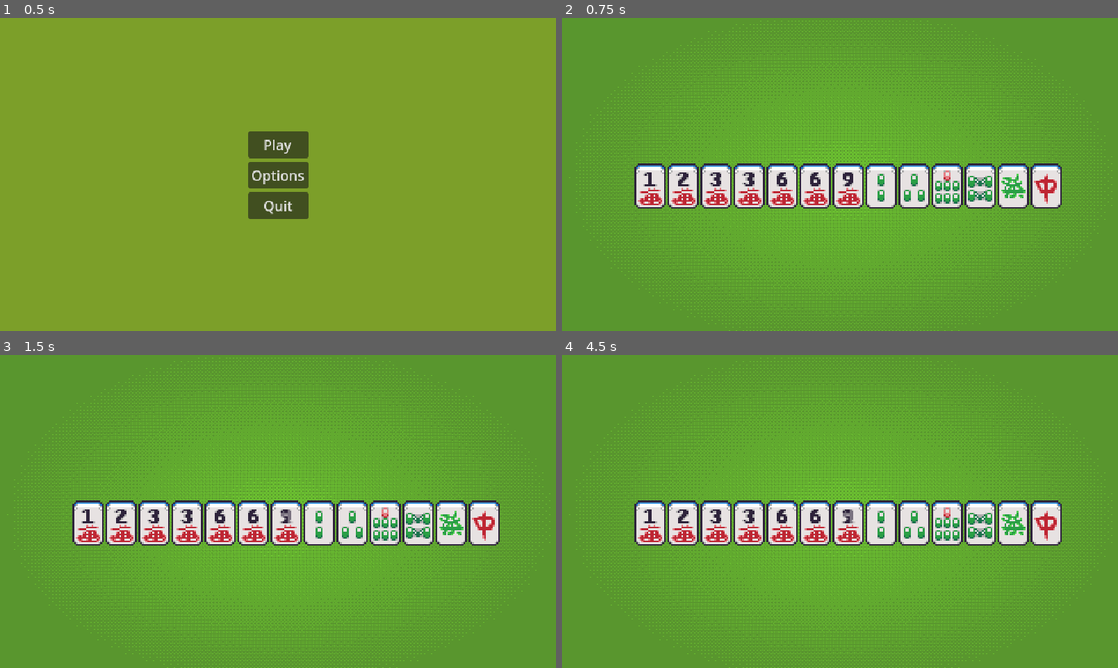
Above: before the commit, frames 1-4 (two rows, left to right).
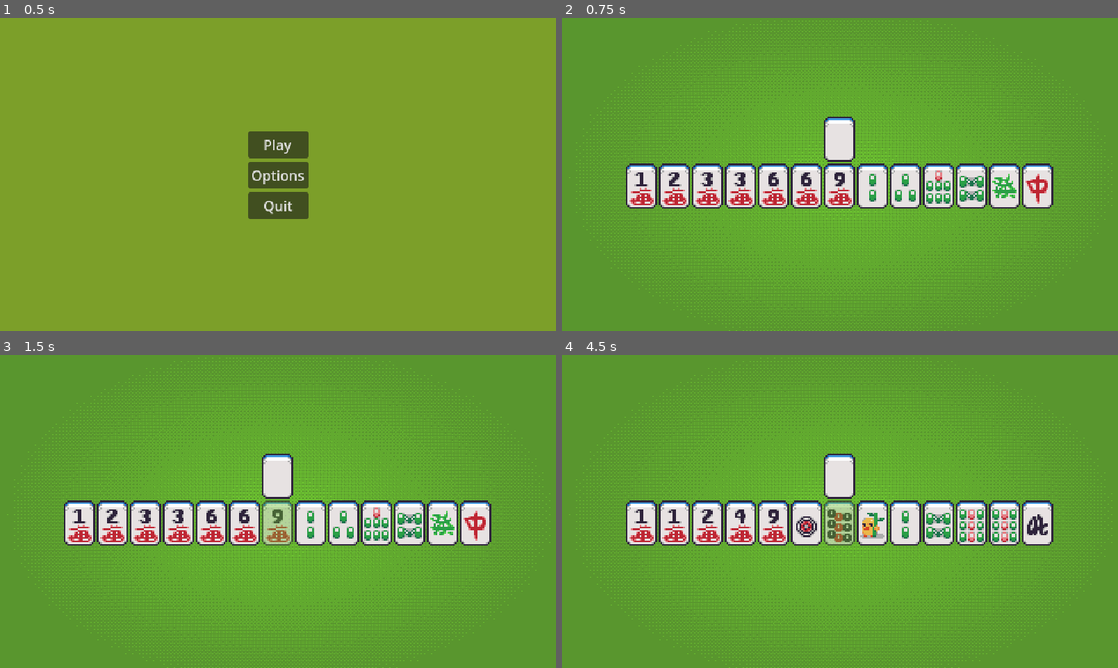
Above: after the commit, the same moments.

Repository: Bellothedog/yahjong
Game: Godot game, scene res://scenes/menu.tscn
The game is run twice, just before and just after one commit, with the same random seed, the same clock (stepped at 60 frames per second) and the same inputs.
Inputs (mouse positions are in pixels of both pictures, inside the frame that each line leads up to):
- Up to frame 1 (0.5 s): no input
- Up to frame 2 (0.75 s): click "Play" at 0.5 s
- Up to frame 3 (1.5 s): click (283, 524) at 1.27 s
- Up to frame 4 (4.5 s): click (845, 524) at 2.02 s; click (845, 524) at 2.77 s; tap Enter at 3.5 s; hold A (deal, bound only after the commit) 3.53-4.28 s; tap Space at 4.25 s; tap A (deal, bound only after the commit) at 4.35 s

Frame 1 is identical in both runs. In frame 2, 8.1% of the frame differs, in the area x 11-90%, y 31-61%; in frame 3, 8.4%; in frame 4, 8.8%.

Commit message:
Tile hold and re-deal
VERY bronk, much to do, but it's something

Diff:
--- a/global.gd
+++ b/global.gd
@@ -7,6 +7,7 @@
 # player is player 1 and the others are CPU.
 var player1 = {
 	'Hand' = [],
+	'Tile Stats' = [], # Track held and non-held tiles; 1=Hold, 0=Discard
 	'Score' = 0
 }
 
--- a/project.godot
+++ b/project.godot
@@ -26,6 +26,14 @@
 window/size/window_height_override=720
 window/stretch/mode="viewport"
 
+[input]
+
+deal={
+"deadzone": 0.5,
+"events": [Object(InputEventKey,"resource_local_to_scene":false,"resource_name":"","device":-1,"window_id":0,"alt_pressed":false,"shift_pressed":false,"ctrl_pressed":false,"meta_pressed":false,"pressed":false,"keycode":0,"physical_keycode":65,"key_label":0,"unicode":97,"location":0,"echo":false,"script":null)
+]
+}
+
 [rendering]
 
 textures/canvas_textures/default_texture_filter=0
--- a/scenes/hand.tscn
+++ b/scenes/hand.tscn
@@ -4,69 +4,68 @@
 
 [node name="hand" type="Node2D"]
 
-[node name="CenterContainer" type="CenterContainer" parent="."]
-offset_right = 640.0
-offset_bottom = 360.0
+[node name="draw" parent="." instance=ExtResource("1_sur6l")]
+offset_left = 301.0
+offset_top = 113.0
+offset_right = 319.0
+offset_bottom = 139.0
+handIndex = 13
 
-[node name="draw" type="GridContainer" parent="CenterContainer"]
-layout_mode = 2
+[node name="hand" type="GridContainer" parent="."]
+offset_left = 73.0
+offset_top = 167.0
+offset_right = 567.0
+offset_bottom = 193.0
 theme_override_constants/h_separation = 20
+columns = 13
 
-[node name="draw" parent="CenterContainer/draw" instance=ExtResource("1_sur6l")]
+[node name="tile1" parent="hand" instance=ExtResource("1_sur6l")]
 layout_mode = 2
 
-[node name="hand" type="GridContainer" parent="CenterContainer"]
+[node name="tile2" parent="hand" instance=ExtResource("1_sur6l")]
 layout_mode = 2
-theme_override_constants/h_separation = 20
-columns = 14
+handIndex = 1
 
-[node name="tile1" parent="CenterContainer/hand" instance=ExtResource("1_sur6l")]
+[node name="tile3" parent="hand" instance=ExtResource("1_sur6l")]
 layout_mode = 2
+handIndex = 2
 
-[node name="tile2" parent="CenterContainer/hand" instance=ExtResource("1_sur6l")]
+[node name="tile4" parent="hand" instance=ExtResource("1_sur6l")]
 layout_mode = 2
-index = 1
+handIndex = 3
 
-[node name="tile3" parent="CenterContainer/hand" instance=ExtResource("1_sur6l")]
+[node name="tile5" parent="hand" instance=ExtResource("1_sur6l")]
 layout_mode = 2
-index = 2
+handIndex = 4
 
-[node name="tile4" parent="CenterContainer/hand" instance=ExtResource("1_sur6l")]
+[node name="tile6" parent="hand" instance=ExtResource("1_sur6l")]
 layout_mode = 2
-index = 3
+handIndex = 5
 
-[node name="tile5" parent="CenterContainer/hand" instance=ExtResource("1_sur6l")]
+[node name="tile7" parent="hand" instance=ExtResource("1_sur6l")]
 layout_mode = 2
-index = 4
+handIndex = 6
 
-[node name="tile6" parent="CenterContainer/hand" instance=ExtResource("1_sur6l")]
+[node name="tile8" parent="hand" instance=ExtResource("1_sur6l")]
 layout_mode = 2
-index = 5
+handIndex = 7
 
-[node name="tile7" parent="CenterContainer/hand" instance=ExtResource("1_sur6l")]
+[node name="tile9" parent="hand" instance=ExtResource("1_sur6l")]
 layout_mode = 2
-index = 6
+handIndex = 8
 
-[node name="tile8" parent="CenterContainer/hand" instance=ExtResource("1_sur6l")]
+[node name="tile10" parent="hand" instance=ExtResource("1_sur6l")]
 layout_mode = 2
-index = 7
+handIndex = 9
 
-[node name="tile9" parent="CenterContainer/hand" instance=ExtResource("1_sur6l")]
+[node name="tile11" parent="hand" instance=ExtResource("1_sur6l")]
 layout_mode = 2
-index = 8
+handIndex = 10
 
-[node name="tile10" parent="CenterContainer/hand" instance=ExtResource("1_sur6l")]
+[node name="tile12" parent="hand" instance=ExtResource("1_sur6l")]
 layout_mode = 2
-index = 9
+handIndex = 11
 
-[node name="tile11" parent="CenterContainer/hand" instance=ExtResource("1_sur6l")]
+[node name="tile13" parent="hand" instance=ExtResource("1_sur6l")]
 layout_mode = 2
-index = 10
-
-[node name="tile12" parent="CenterContainer/hand" instance=ExtResource("1_sur6l")]
-layout_mode = 2
-index = 11
-
-[node name="tile13" parent="CenterContainer/hand" instance=ExtResource("1_sur6l")]
-layout_mode = 2
-index = 12
+handIndex = 12
--- a/src/hand.gd
+++ /dev/null
@@ -1,27 +0,0 @@
-extends Node2D
-
-const PATH_TO_TILE_SCENE = "res://scenes/tile.tscn"
-var tile = preload(PATH_TO_TILE_SCENE)
-
-# Called when the node enters the scene tree for the first time.
-func _ready() -> void:
-	var tableNode = get_node('../tileManager')
-	tableNode.updateHand.connect(updateHand)
-
-func loadTileRectangle() -> Rect2:
-	var suitOfTile = 0
-	var indexInSuit = 0
-	for suit in Global.suits:
-		indexInSuit = suit.find(Global.player1['Hand'][0])
-		if indexInSuit != -1:
-			suitOfTile = Global.suits.find(suit)
-	var rect:Rect2 = Global.suitToRectangle[suitOfTile]
-	var tilePos = 7*indexInSuit
-	rect = rect.merge(Rect2(0,tilePos,0,0))
-	return rect
-
-func updateHand():
-	var tileInstance = tile.instantiate()
-	loadTileRectangle()
-	tileInstance.region_rect = Rect2(0,0,0,0)
-	add_child(tileInstance)
--- a/src/tile.gd
+++ b/src/tile.gd
@@ -1,6 +1,6 @@
 extends Control
 
-@export var index : int
+@export var handIndex : int
 @onready var tile = get_node('Button/tile')
 var selfValue = '' # Value of own tile
 var selfSuit = -1 # Suit of own tile
@@ -9,11 +9,13 @@
 
 # Called when the node enters the scene tree for the first time.
 func _ready() -> void:
-	var tableNode = get_node('../../../../tileManager')
+	var tableNode = get_node('/root/table/tileManager')
 	tableNode.updateHand.connect(updateHand)
+	var buttonNode = get_node('Button')
+	buttonNode.changeTileStatus.connect(changeTileStatus)
 
 func updateHand():
-	selfValue = Global.player1['Hand'][index]
+	selfValue = Global.player1['Hand'][handIndex]
 	for suit in Global.suits:
 		selfIndex = suit.find(selfValue)
 		if selfIndex != -1:
@@ -22,3 +24,8 @@
 	selfRect = Global.suitToRectangle[selfSuit]
 	selfRect.position.x += (32 * selfIndex) # NOTE: use merge() to enter the nightmare realm :D
 	tile.region_rect = selfRect
+
+func changeTileStatus():
+	# Switch corresponding index between 0 and 1
+	Global.player1['Tile Stats'][handIndex] = 1 - Global.player1['Tile Stats'][handIndex]
+	print(Global.player1['Tile Stats'])
--- a/src/tileButton.gd
+++ b/src/tileButton.gd
@@ -1,9 +1,14 @@
 extends Button
 
 @onready var tile = get_node('tile')
+signal changeTileStatus
 
 func _toggled(pressed) -> void:
 	if pressed == true:
 		tile.modulate.a8 = 150
+		changeTileStatus.emit()
+		# Global.player1['Tile Stats'][tile.handIndex] = 1
 	else:
 		tile.modulate.a8 = 255
+		# Global.player1['Tile Stats'][tile.handIndex] = 0
+		changeTileStatus.emit()
--- a/src/tileManager.gd
+++ b/src/tileManager.gd
@@ -7,6 +7,10 @@
 func _ready() -> void:
 	var tableNode = get_node('..')
 	tableNode.tileManagerStart.connect(loadTiles)
+
+func _input(event)  -> void:
+	if event.is_action_pressed("deal"):
+		dealNew()
 
 # Fill tiles array with 4 of every suit, remove dead wall and determine dora
 func loadTiles() -> void:
@@ -34,8 +38,24 @@
 
 # Deal 13 tiles to each player, one extra for East hand
 func dealTiles() -> void:
-	for n in 13:
+	for n in 13: # fill hand
 		Global.player1['Hand'].append(Global.tiles[0])
 		Global.tiles.remove_at(0)
+		Global.player1['Tile Stats'].append(0)
+	Global.player1['Hand'].sort_custom(sort)
+
+	Global.player1['Hand'].append(Global.tiles[0]) # draw tile
+	Global.tiles.remove_at(0)
+	Global.player1['Tile Stats'].append(0)
+
+	updateHand.emit()
+
+func dealNew():
+	# Deal new tile to each unheld tile in hand
+	for tile in len(Global.player1['Tile Stats']):
+		print(tile)
+		if Global.player1['Tile Stats'][tile] == 0:
+			Global.player1['Hand'][tile] = Global.tiles[0]
+			Global.tiles.remove_at(0)
 	Global.player1['Hand'].sort_custom(sort)
 	updateHand.emit()
